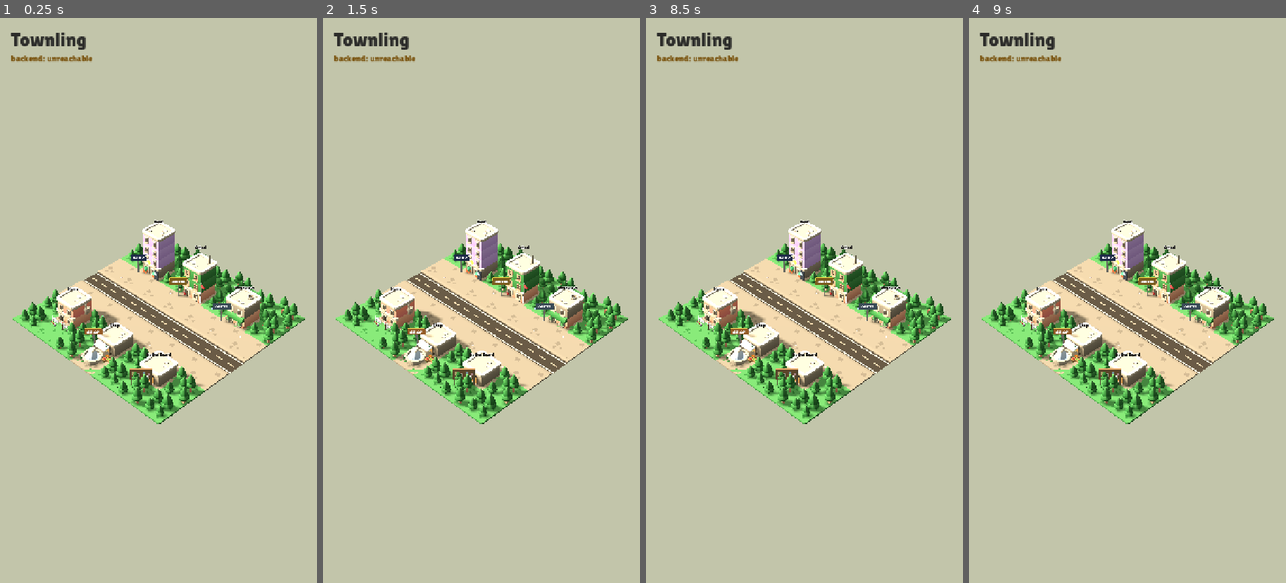
Above: before the commit, frames 1-4 (left to right).
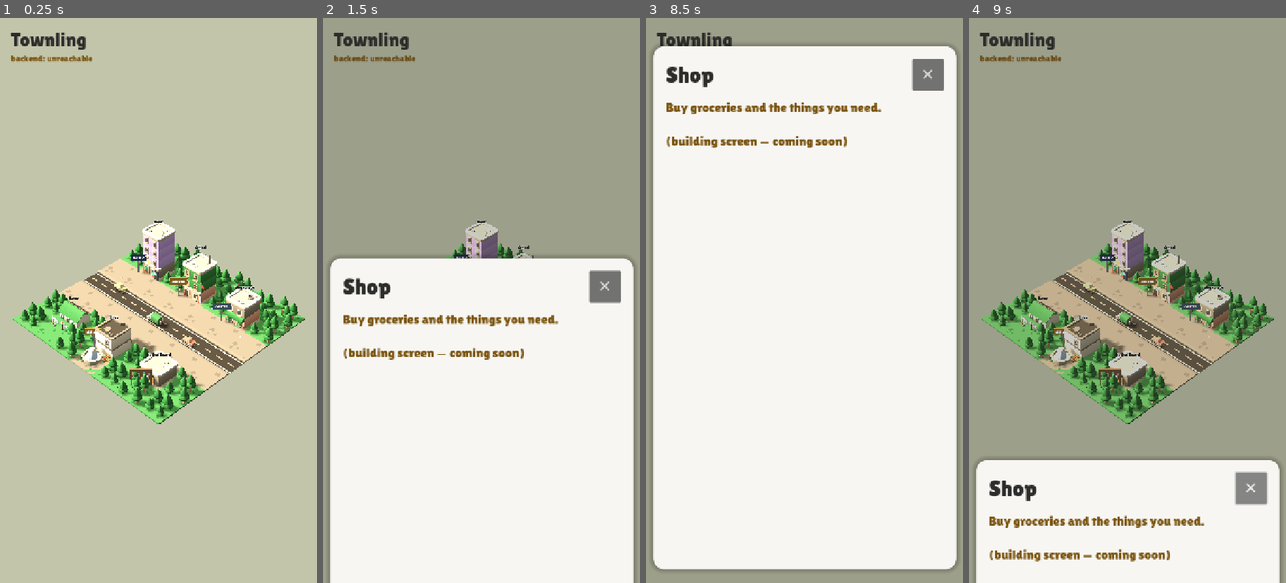
Above: after the commit, the same moments.

Repository: ayeshaverdan/townling
Game: Godot game, scene res://scenes/diorama.tscn
The game is run twice, just before and just after one commit, with the same random seed, the same clock (stepped at 60 frames per second) and the same inputs.
Inputs (mouse positions are in pixels of both pictures, inside the frame that each line leads up to):
- Up to frame 1 (0.25 s): no input
- Up to frame 2 (1.5 s): tap Enter at 0.5 s; move the mouse to (551, 272) at 0.52 s; click (551, 272) at 0.67 s; tap Space at 1.25 s; move the mouse to (418, 328) at 1.27 s; click (418, 328) at 1.42 s
- Up to frame 3 (8.5 s): click (928, 74) at 2 s, where only the run after the commit has a clickable "✕"; tap Enter at 2.75, 4.25 s; move the mouse to (836, 176) at 2.77 s; click (836, 176) at 2.92 s; tap Space at 3.5, 5 s; move the mouse to (788, 413) at 3.52 s; click (788, 413) at 3.67 s; move the mouse to (899, 385) at 4.27 s; click (899, 385) at 4.42 s; move the mouse to (709, 215) at 5.02 s; click (709, 215) at 5.17 s; move the mouse to (820, 300) at 5.77 s; click (820, 300) at 5.92 s; move the mouse to (756, 159) at 6.52 s; click (756, 159) at 6.67 s; move the mouse to (874, 272) at 7.27 s; click (874, 272) at 7.42 s; move the mouse to (741, 328) at 8.02 s; click (741, 328) at 8.17 s
- Up to frame 4 (9 s): click (1251, 74) at 8.75 s, where only the run after the commit has a clickable "✕"

The runs differ from the first frame. In frame 1, 1.6% of the frame differs, in the area x 17-62%, y 46-61%; in frame 2, 98%, in the area x 0-100%, y 0-100%; in frame 3, 98%; in frame 4, 94%.

Commit message:
Upgrade Home/Shop models and add vehicles via Kenney sister kits
Download and integrate three CC0 Kenney kits (models we use only, each with
its License.txt and a warm-palette-remapped colormap):
- City Kit Suburban 2.0: Home is now a pitched-roof house
  (building-type-h @ 0.75 scale) behind its picket fence — reference look.
- City Kit Commercial 2.1: Shop is now a real storefront (building-c) with
  built-in awning; primitive awning stripes removed.
- Car Kit 3.1: taxi, sedan and a delivery truck on the road lanes
  (~0.18 scale to fit the 1x1 grid).

_spawn gains scale + free-position variants; landmark labels are now
world-parented so scaled buildings don't shrink them; per-landmark optional
rotation supported. Attributions updated.

Co-Authored-By: Claude Opus 4.8 <noreply@anthropic.com>

Diff:
--- a/game/scripts/diorama.gd
+++ b/game/scripts/diorama.gd
@@ -12,25 +12,28 @@
 const KEN := "res://assets/kenney/"
 const TILE := 1.0  # world units per grid cell
 
-## The six launch landmarks: name, Kenney model, grid cell, purpose blurb.
+## The six launch landmarks: name, Kenney model (subpath under assets/kenney/),
+## uniform scale, grid cell, purpose blurb. Home is a pitched-roof suburban
+## house and Shop a commercial storefront with a built-in awning (sister kits).
 const LANDMARKS := [
-	{"name": "Bank", "model": "building-small-c", "cell": Vector2i(1, 1),
+	{"name": "Bank", "model": "building-small-c", "scale": 1.0, "cell": Vector2i(1, 1),
 		"blurb": "Save your coins in the jar and watch them grow."},
-	{"name": "School", "model": "building-small-b", "cell": Vector2i(3, 1),
+	{"name": "School", "model": "building-small-b", "scale": 1.0, "cell": Vector2i(3, 1),
 		"blurb": "Take a class to earn a skill star."},
-	{"name": "Workplace", "model": "building-small-d", "cell": Vector2i(5, 1),
+	{"name": "Workplace", "model": "building-small-d", "scale": 1.0, "cell": Vector2i(5, 1),
 		"blurb": "Work a shift and earn your weekly salary."},
-	{"name": "Home", "model": "building-small-a", "cell": Vector2i(1, 5),
+	{"name": "Home", "model": "suburban/building-type-h", "scale": 0.75, "cell": Vector2i(1, 5),
 		"blurb": "Rest to refill energy, decorate, plan your day."},
-	{"name": "Shop", "model": "building-garage", "cell": Vector2i(3, 5),
+	{"name": "Shop", "model": "commercial/building-c", "scale": 1.0, "cell": Vector2i(3, 5),
 		"blurb": "Buy groceries and the things you need."},
-	{"name": "Notice Board", "model": "building-garage", "cell": Vector2i(5, 5),
+	{"name": "Notice Board", "model": "building-garage", "scale": 1.0, "cell": Vector2i(5, 5),
 		"blurb": "Find gigs and quick jobs for extra coins."},
 ]
-## Model heights (world units) for label placement + pick boxes, from glTF bounds.
+## Model heights (world units, pre-scale) for labels + pick boxes, from glTF bounds.
 const HEIGHTS := {
 	"building-small-a": 0.95, "building-small-b": 1.63, "building-small-c": 1.75,
 	"building-small-d": 1.0, "building-garage": 0.55,
+	"suburban/building-type-h": 0.74, "commercial/building-c": 0.89,
 }
 const COLS := 7
 const ROWS := 7
@@ -146,11 +149,12 @@
 	# Landmarks + labels + pick boxes.
 	for lm in LANDMARKS:
 		var cell: Vector2i = lm["cell"]
-		var inst := _spawn(lm["model"], cell)
+		var lm_scale: float = lm.get("scale", 1.0)
+		var inst := _spawn(lm["model"], cell, lm.get("rot", 0.0), lm_scale)
 		if inst == null:
 			continue
-		var height: float = HEIGHTS.get(lm["model"], 1.5)
-		_add_label(inst, lm["name"], height)
+		var height: float = HEIGHTS.get(lm["model"], 1.5) * lm_scale
+		_add_label_at(Vector3(cell.x * TILE, height + 0.35, cell.y * TILE), lm["name"])
 		var box := AABB(
 			Vector3(cell.x * TILE - 0.5, 0.0, cell.y * TILE - 0.5),
 			Vector3(TILE, height, TILE)
@@ -191,16 +195,28 @@
 	_spawn("pavement-fountain", FOUNTAIN_CELL)
 	_scatter_confetti()
 
-
-## Instance a Kenney model at grid (col, row), rotated about Y.
-func _spawn(model: String, cell: Vector2i, rot_deg: float = 0.0) -> Node3D:
+	# Street life: cars on the two lanes, a delivery truck by the Shop.
+	# (Car Kit uses a larger unit scale; ~0.18 fits our 1x1 tiles.)
+	_spawn_free("cars/taxi", Vector3(0.9, 0.05, 2.80), 90.0, 0.18)
+	_spawn_free("cars/sedan", Vector3(4.6, 0.05, 3.22), -90.0, 0.18)
+	_spawn_free("cars/delivery", Vector3(3.0, 0.05, 3.20), -90.0, 0.18)
+
+
+## Instance a Kenney model at grid (col, row), rotated about Y, optionally scaled.
+func _spawn(model: String, cell: Vector2i, rot_deg: float = 0.0, scale: float = 1.0) -> Node3D:
+	return _spawn_free(model, Vector3(cell.x * TILE, 0.0, cell.y * TILE), rot_deg, scale)
+
+
+## Instance a Kenney model at a free world position.
+func _spawn_free(model: String, pos: Vector3, rot_deg: float = 0.0, scale: float = 1.0) -> Node3D:
 	var packed: Resource = load("%s%s.glb" % [KEN, model])
 	if packed == null:
 		push_warning("Missing model: %s" % model)
 		return null
 	var inst: Node3D = packed.instantiate()
-	inst.position = Vector3(cell.x * TILE, 0.0, cell.y * TILE)
+	inst.position = pos
 	inst.rotation.y = deg_to_rad(rot_deg)
+	inst.scale = Vector3.ONE * scale
 	world.add_child(inst)
 	return inst
 
@@ -363,12 +379,7 @@
 func _decorate_shop(origin: Vector3) -> void:
 	var ground := origin + Vector3(0.0, GROUND_Y, 0.0)
 	_sign(ground + Vector3(-0.45, 0.0, 0.52), "SHOP", Color("d98a4a"), 45.0)
-	# Striped awning above the shopfront (front wall at z≈+0.5), angled down.
-	var stripe_cols := [Color("8fd0a8"), Color("f5efdd")]
-	for i in 6:
-		var sx := -0.225 + i * 0.09
-		_box(Vector3(0.088, 0.018, 0.24), stripe_cols[i % 2],
-			origin + Vector3(sx, 0.40, 0.60), 0.0, 22.0)
+	# (The commercial storefront model brings its own awning.)
 	# Produce crates by the entrance.
 	var crates := [
 		{"pos": Vector3(0.30, 0.0, 0.60), "produce": Color("e8863c")},
@@ -448,7 +459,9 @@
 		_box(Vector3(0.06, 0.004, 0.06), s[1], s[0] + Vector3(0, GROUND_Y, 0), s[2])
 
 
-func _add_label(building: Node3D, text: String, height: float) -> void:
+## Floating billboard name label at a world position (world-parented so it
+## never inherits a scaled building's transform).
+func _add_label_at(pos: Vector3, text: String) -> void:
 	var label := Label3D.new()
 	label.text = text
 	label.font = _font
@@ -458,8 +471,8 @@
 	label.outline_size = 10
 	label.modulate = Color("1c1b19")
 	label.outline_modulate = Color(1, 1, 1, 0.95)
-	label.position = Vector3(0.0, height + 0.35, 0.0)
-	building.add_child(label)
+	label.position = pos
+	world.add_child(label)
 
 
 func _setup_camera() -> void:
Not shown, added: game/assets/kenney/cars/License.txt
Binary file added: game/assets/kenney/cars/Textures/colormap-original.png
Not shown, added: game/assets/kenney/cars/Textures/colormap-original.png.import
Binary file added: game/assets/kenney/cars/Textures/colormap.png
Not shown, added: game/assets/kenney/cars/Textures/colormap.png.import
Binary file added: game/assets/kenney/cars/delivery.glb
Not shown, added: game/assets/kenney/cars/delivery.glb.import
Binary file added: game/assets/kenney/cars/sedan.glb
Not shown, added: game/assets/kenney/cars/sedan.glb.import
Binary file added: game/assets/kenney/cars/taxi.glb
Not shown, added: game/assets/kenney/cars/taxi.glb.import
Not shown, added: game/assets/kenney/commercial/License.txt
(and 14 more such lines)
